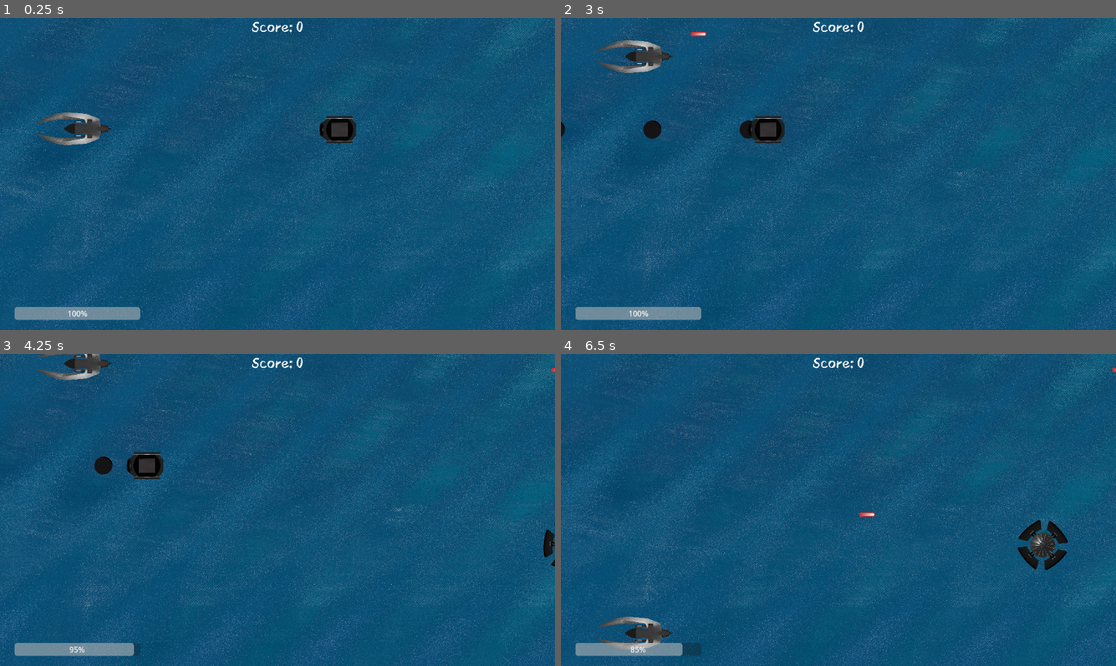
Above: before the commit, frames 1-4 (two rows, left to right).
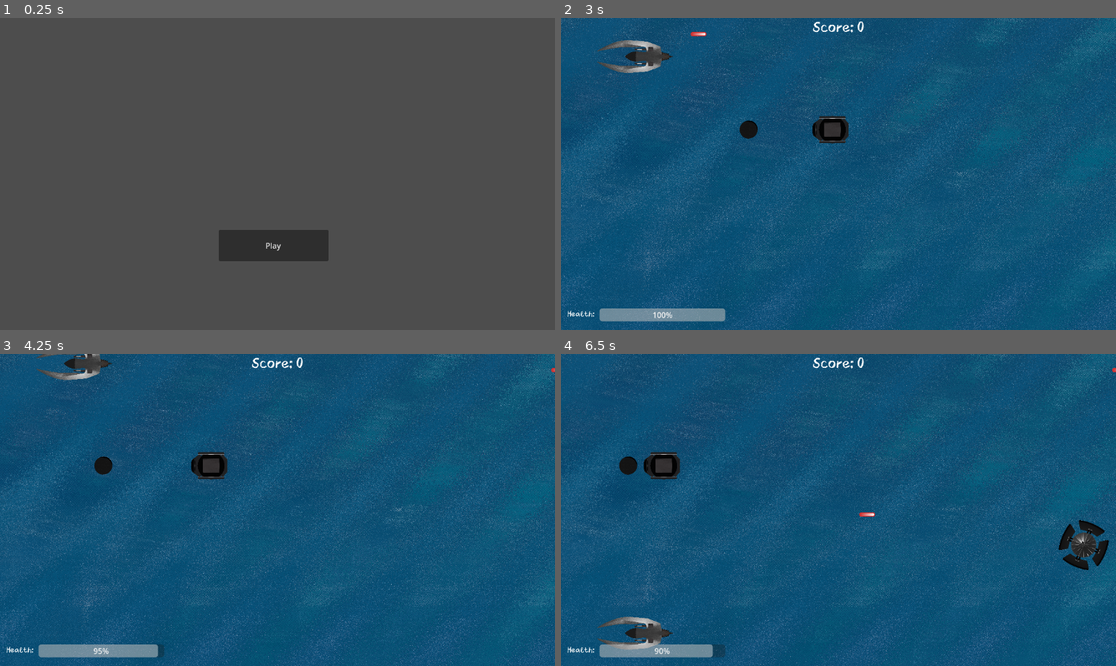
Above: after the commit, the same moments.

Repository: Winnie-Udel/father-where-are-you
Game: Godot game, scene res://scenes/main_menu.tscn
The game is run twice, just before and just after one commit, with the same random seed, the same clock (stepped at 60 frames per second) and the same inputs. Before the commit the project starts from res://scenes/main.tscn.
Inputs (mouse positions are in pixels of both pictures, inside the frame that each line leads up to):
- Up to frame 1 (0.25 s): no input
- Up to frame 2 (3 s): click (832, 245) at 0.5 s, where only the run after the commit has a clickable "Play"; click (827, 258) at 1.25 s, where only the run after the commit has a clickable "Ready"; hold Up (move_up) 2.03-2.78 s; tap Space (attack) at 2.1, 2.85 s; hold Down (move_down) from 2.78 s (still down)
- Up to frame 3 (4.25 s): release Down (move_down) at 3.53 s; hold Up (move_up) from 3.53 s (still down); tap Space (attack) at 3.6 s
- Up to frame 4 (6.5 s): tap Space (attack) at 4.35, 5.1, 5.85 s; release Up (move_up) at 5.03 s; hold Down (move_down) from 5.03 s (still down)

The runs differ from the first frame. In frame 1, 100% of the frame differs, in the area x 0-100%, y 0-100%; in frame 2, 1.8%; in frame 3, 1.8%; in frame 4, 3.0%.

Commit message:
Boss enemy exists, created a rough skeleton of main menu, instruction screen, defeated screen, and win screen; all buttons are functional

Diff:
--- /dev/null
+++ b/instruction.gd
@@ -0,0 +1,4 @@
+extends Node
+
+func _on_ready_pressed():
+	get_tree().change_scene_to_file("res://scenes/main.tscn")
--- a/project.godot
+++ b/project.godot
@@ -11,7 +11,7 @@
 [application]
 
 config/name="Father, Where Are You?"
-run/main_scene="res://scenes/main.tscn"
+run/main_scene="res://scenes/main_menu.tscn"
 config/features=PackedStringArray("4.2", "Forward Plus")
 config/icon="res://icon.svg"
 
--- a/scenes/bomb.tscn
+++ b/scenes/bomb.tscn
@@ -1,7 +1,7 @@
 [gd_scene load_steps=5 format=3 uid="uid://c8jlx6e2g8xwq"]
 
 [ext_resource type="PackedScene" uid="uid://dl7bld8yinfpo" path="res://scenes/laser.tscn" id="1_ibbrx"]
-[ext_resource type="Script" path="res://scenes/bomb.gd" id="2_mckxy"]
+[ext_resource type="Script" path="res://scripts/bomb.gd" id="2_mckxy"]
 [ext_resource type="Texture2D" uid="uid://rb34jb53014u" path="res://art/bomb.png" id="3_0xavj"]
 
 [sub_resource type="CircleShape2D" id="CircleShape2D_dbvic"]
--- a/scenes/bomber.tscn
+++ b/scenes/bomber.tscn
@@ -1,7 +1,7 @@
 [gd_scene load_steps=3 format=3 uid="uid://dmhjxu0putosj"]
 
 [ext_resource type="PackedScene" uid="uid://ccv0e3ldy050e" path="res://scenes/enemy.tscn" id="1_wdodo"]
-[ext_resource type="Script" path="res://scenes/bomber.gd" id="2_kioq6"]
+[ext_resource type="Script" path="res://scripts/bomber.gd" id="2_kioq6"]
 
 [node name="Bomber" instance=ExtResource("1_wdodo")]
 script = ExtResource("2_kioq6")
--- /dev/null
+++ b/scenes/instruction.tscn
@@ -0,0 +1,15 @@
+[gd_scene load_steps=2 format=3 uid="uid://kjb6s0s3r5wk"]
+
+[ext_resource type="Script" path="res://instruction.gd" id="1_8ayru"]
+
+[node name="Instruction" type="Node"]
+script = ExtResource("1_8ayru")
+
+[node name="Ready" type="Button" parent="."]
+offset_left = 454.0
+offset_top = 479.0
+offset_right = 662.0
+offset_bottom = 523.0
+text = "Ready"
+
+[connection signal="pressed" from="Ready" to="." method="_on_ready_pressed"]
--- a/scenes/main.tscn
+++ b/scenes/main.tscn
@@ -12,6 +12,9 @@
 [sub_resource type="Theme" id="Theme_53otj"]
 default_font = ExtResource("7_iapr5")
 default_font_size = 30
+
+[sub_resource type="Theme" id="Theme_7mxx8"]
+default_font = ExtResource("7_iapr5")
 
 [node name="Main" type="Node"]
 script = ExtResource("1_kctr5")
@@ -29,23 +32,39 @@
 wait_time = 4.0
 autostart = true
 
+[node name="BossTimer" type="Timer" parent="."]
+wait_time = 10.0
+one_shot = true
+autostart = true
+
 [node name="UI" type="CanvasLayer" parent="."]
 
 [node name="HUB" parent="UI" instance=ExtResource("4_1jnnl")]
 texture_filter = 1
 theme = SubResource("Theme_53otj")
 
+[node name="Label" type="Label" parent="UI"]
+texture_filter = 1
+offset_left = 13.0
+offset_top = 605.0
+offset_right = 114.0
+offset_bottom = 628.0
+theme = SubResource("Theme_7mxx8")
+text = "Health:
+"
+
 [node name="Player" parent="." instance=ExtResource("1_xkqly")]
 position = Vector2(154, 230)
 
 [node name="PlayerHealthBar" type="ProgressBar" parent="."]
-offset_left = 30.0
-offset_top = 600.0
-offset_right = 291.0
-offset_bottom = 627.0
+offset_left = 80.0
+offset_top = 603.0
+offset_right = 341.0
+offset_bottom = 630.0
 step = 1.0
 
 [node name="Bomber" parent="." instance=ExtResource("4_a40u0")]
 position = Vector2(730, 232)
 
 [connection signal="timeout" from="EnemyTimer" to="." method="_on_enemy_timer_timeout"]
+[connection signal="timeout" from="BossTimer" to="." method="_on_boss_timer_timeout"]
--- /dev/null
+++ b/scenes/main_menu.tscn
@@ -0,0 +1,15 @@
+[gd_scene load_steps=2 format=3 uid="uid://deoxmwbxqvivv"]
+
+[ext_resource type="Script" path="res://scripts/main_menu.gd" id="1_afjbn"]
+
+[node name="MainMenu" type="Node"]
+script = ExtResource("1_afjbn")
+
+[node name="Play" type="Button" parent="."]
+offset_left = 454.0
+offset_top = 440.0
+offset_right = 682.0
+offset_bottom = 505.0
+text = "Play"
+
+[connection signal="pressed" from="Play" to="." method="_on_play_pressed"]
--- /dev/null
+++ b/scripts/main_menu.gd
@@ -0,0 +1,4 @@
+extends Node
+
+func _on_play_pressed():
+	get_tree().change_scene_to_file("res://scenes/instruction.tscn")
Binary file added: assets/laserTeal.png
Not shown, changed: assets/laserTeal.png.import
Binary file removed: placeholder_arts/space_ship_placeholder.png
Not shown, removed: placeholder_arts/space_ship_placeholder.png.import
Binary file removed: placeholder_arts/test_laser.png
Not shown, removed: placeholder_arts/test_laser.png.import
Binary file removed: placeholder_arts/test_projectile.png
Not shown, removed: placeholder_arts/test_projectile.png.import
Binary file removed: placeholder_arts/test_wanderer_ship.png
Not shown: 1 places in scenes/main.tscn that only renumber resources
Renamed: scenes/bomb.gd -> scripts/bomb.gd
Renamed: scenes/bomber.gd -> scripts/bomber.gd
